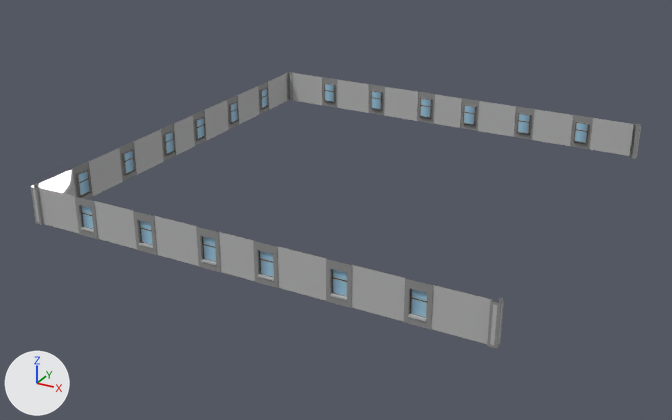
A saved change to the FBX model Assets/fbxStorage/Buildings/Big4/BuildingBig4_3.fbx.
The view is the same before and after, from a 50 mm lens placed at (53.9, -105.3, 48.4), pointed at (-2.1, -3.6, -2.5). Every picture has the same lights, and +X, +Y and +Z are marked at lower left. Vertices at the same position are counted once.

Before the edit, the objects in view are built like this:
```python
me_plane_028 = bpy.data.meshes.new('Plane.028')
me_plane_028.from_pydata(...)  # 512 vertices, 357 faces; spans x -30.3..30.3, y -30.3..30.3, z 0.0..5.0
me_plane_028.materials.append(mat_a_location)  # picture img_a_location_tex_jpg
ob_buildingbig4_3 = bpy.data.objects.new('BuildingBig4_3', me_plane_028)
ob_buildingbig4_3.location = (0.0, 0.0, 0.0)
```
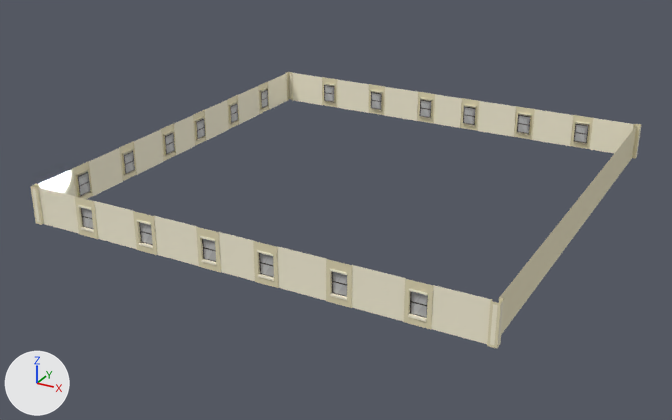
Diff of the bpy script that builds the scene:
```diff
--- a/Assets/fbxStorage/Buildings/Big4/BuildingBig4_3.fbx.py
+++ b/Assets/fbxStorage/Buildings/Big4/BuildingBig4_3.fbx.py
@@ img_windows2_tex_png @@
+img_windows2_tex_png = load_image('Windows2_Tex.png', '../../../Textures/Windows2_Tex.png', 2048, 3665, 'sRGB')
@@ mat_concrete1_mat @@
+mat_concrete1_mat = principled_material('Concrete1_Mat')
+mat_concrete1_mat.base_color = (1.0, 0.941, 0.735)  # white #fff8df
+mat_concrete1_mat.roughness = 0.0
@@ mat_concrete3_mat @@
+mat_concrete3_mat = principled_material('Concrete3_Mat')
+mat_concrete3_mat.base_color = (0.814, 0.741, 0.495)  # beige #e9dfbb
@@ mat_windows2_mat @@
+mat_windows2_mat = principled_material('Windows2_Mat')
+mat_windows2_mat.texture = img_windows2_tex_png
@@ me_plane_028 @@
 # used by ob_buildingbig4_3; location = (0.0, 0.0, 0.0)
-me_plane_028.from_pydata(...)  # 512 vertices, 357 faces; spans x -30.3..30.3, y -30.3..30.3, z 0.0..5.0
+me_plane_028.from_pydata(...)  # 669 vertices, 412 faces; spans x -30.3..30.3, y -30.3..30.3, z 0.0..5.0
+# me_plane_028 part 1
+# 82 faces are deleted
+# 49 vertices are added at x -30.3..23.3, y -30.0..30.3, z 0.0..5.0
+# 36 new vertices lie (0.0, 0.0, 2.8) away from vertices in x -29.8..22.8, y -29.8..29.8, z 1.0
+# 24 new vertices lie (0.0, -0.4, 0.0) away from vertices in x -22.8..22.8, y -29.8, z 3.8..4.0
+# 24 new vertices lie (0.0, 0.4, 0.0) away from vertices in x -22.8..22.8, y 29.8, z 3.8..4.0
+# 24 new vertices lie (-0.4, 0.0, 0.0) away from vertices in x -29.8, y -22.8..22.8, z 3.8..4.0
+# 18 new faces join them, mat_windows2_mat (picture img_windows2_tex_png)
+# 90 new faces join them, mat_concrete1_mat (white #fff8df)
+# 29 new faces join them, mat_concrete3_mat (beige #e9dfbb)
+# me_plane_028 part 2: 119 faces spanning x -30.3..30.3, y -30.3..30.3, z 0.0..5.0 switch from mat_a_location (picture img_a_location_tex_jpg) to mat_concrete1_mat (white #fff8df)
+# me_plane_028 part 3: 156 faces spanning x -30.3..30.3, y -30.3..30.3, z 0.0..5.0 switch from mat_a_location (picture img_a_location_tex_jpg) to mat_concrete3_mat (beige #e9dfbb)
+me_plane_028.materials.append(mat_windows2_mat)  # picture img_windows2_tex_png
```

What differs and where, as boxes [x1, y1, x2, y2] in the pictures (672 x 420 px):
part 1 of me_plane_028, built on
    before: [76, 72, 589, 325]
    after: [76, 72, 636, 335]
part 2 of me_plane_028, recoloured
    both: [33, 73, 641, 345]
part 3 of me_plane_028, recoloured (grey to beige)
    both: [30, 72, 641, 349]
